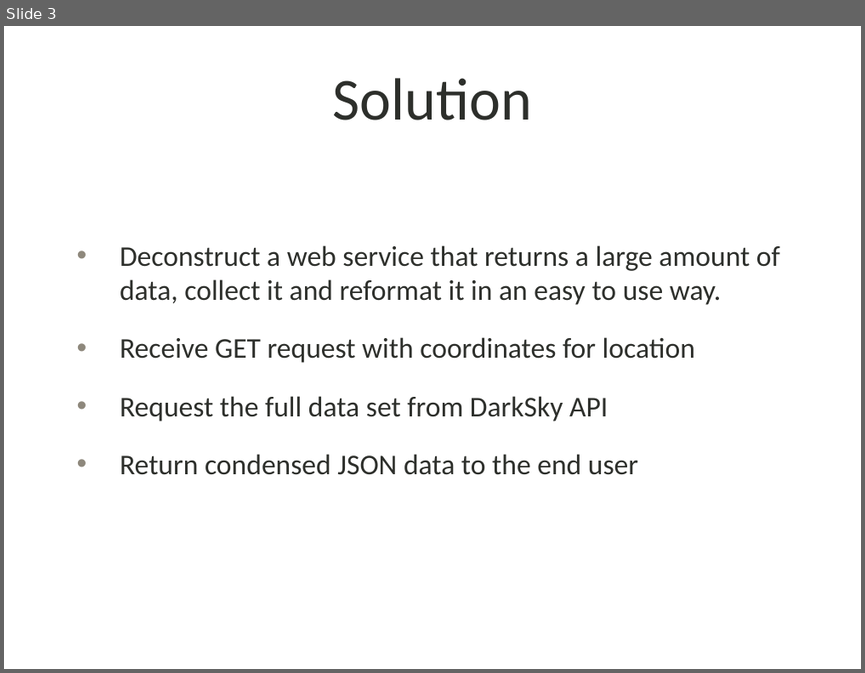
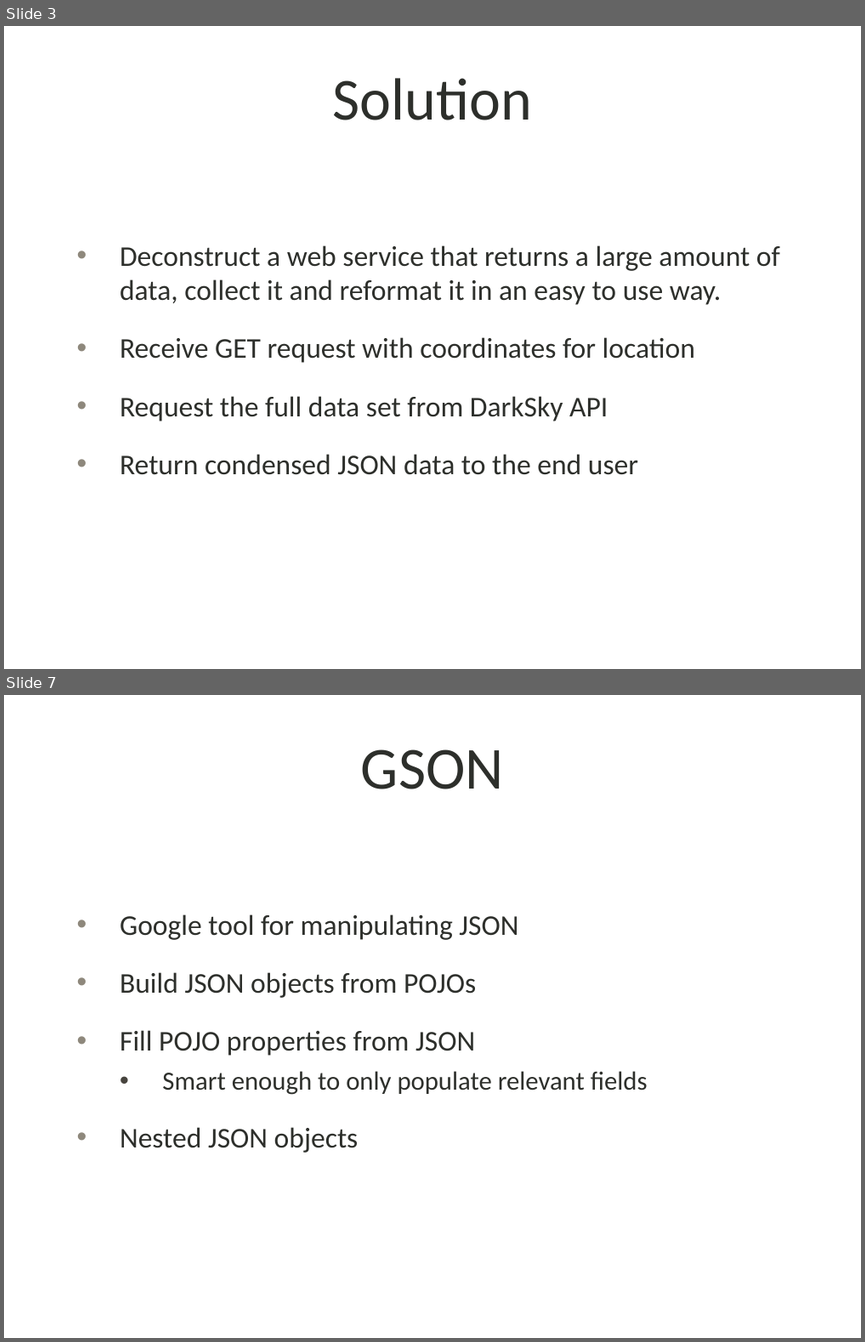
Before and after one commit to bwoestman/weatherWebService, a slide deck: documentation/wwsPresentation.pptx. Shown one above the other, each under a label of ours: slide 3 before the commit, slides 3 and 7 after it; the slides between them are not shown. The pictures are 865x673 and 865x1342 pixels, drawn with LibreOffice and Linux fonts; fonts in the diff are those of the drawing; background and template pictures are left out. Boxes give left, top, right and bottom in pixels: in the first picture for what was removed or moved away, otherwise in the second. Text is boxed around its words. In the diff, an @@ line names an element or a change of style, - is before the commit and + after.

```diff
--- a/documentation/wwsPresentation.pptx
+++ b/documentation/wwsPresentation.pptx
@@ slide 7 added at [4, 695, 861, 1338], background picture (left out) @@
@@ title added at [361, 749, 504, 789], 50 pt, text #2D2F2B @@
+GSON
@@ text added at [120, 914, 647, 1152], 24 pt, text #2D2F2B @@
+• Google tool for manipulating JSON
+• Build JSON objects from POJOs
+• Fill POJO properties from JSON
+  • Smart enough to only populate relevant fields
+• Nested JSON objects
```
Also in this commit, not shown: 2 slides changed, 3 other slides added.
